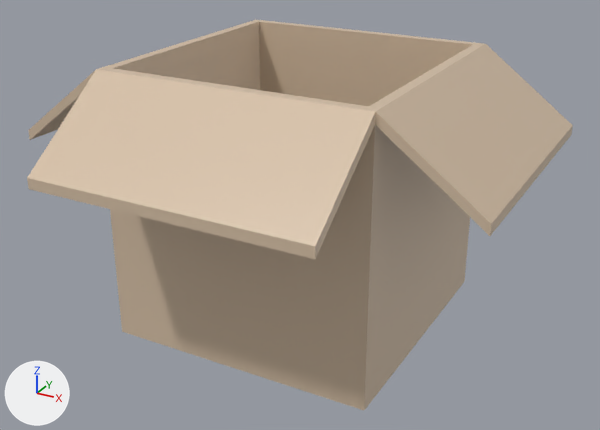
A saved change to the Blender file Assets/3D Models/Blender files/cardboard-box.blend.
The view is the same before and after, from a camera (50 mm lens) standing at (2.77, -5.08, 2.32) and looking at (0.02, -0.08, -0.18). Lighting does not change. The marker at lower left points along +X, +Y and +Z.
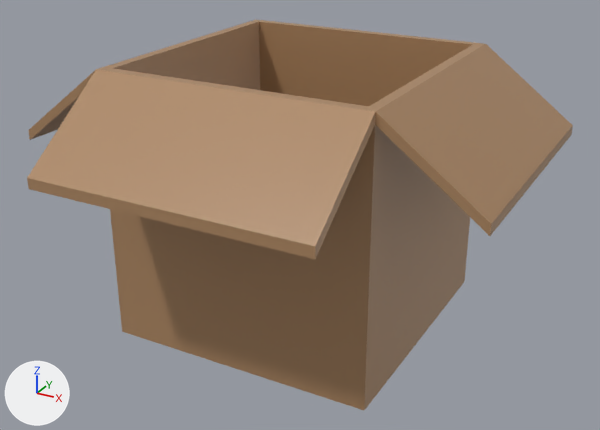
Changed parts and their boxes [x1, y1, x2, y2] in the pictures (600 x 430 px):
'Cube', surface changed: [27, 20, 573, 410] in both

Diff of the bpy script that builds the scene:
```diff
--- a/Assets/3D Models/Blender files/cardboard-box.blend.py
+++ b/Assets/3D Models/Blender files/cardboard-box.blend.py
@@ img_cardboardboxtexture @@
+img_cardboardboxtexture = load_image('CardboardBoxTexture', 'CardboardBoxTexture.png', 128, 128, 'sRGB')
@@ mat_material @@
 mat_material = principled_material('Material')
-mat_material.base_color = (0.678, 0.529, 0.384)  # beige #d7c0a7
+mat_material.texture = img_cardboardboxtexture
 mat_material.roughness = 0.4
```
